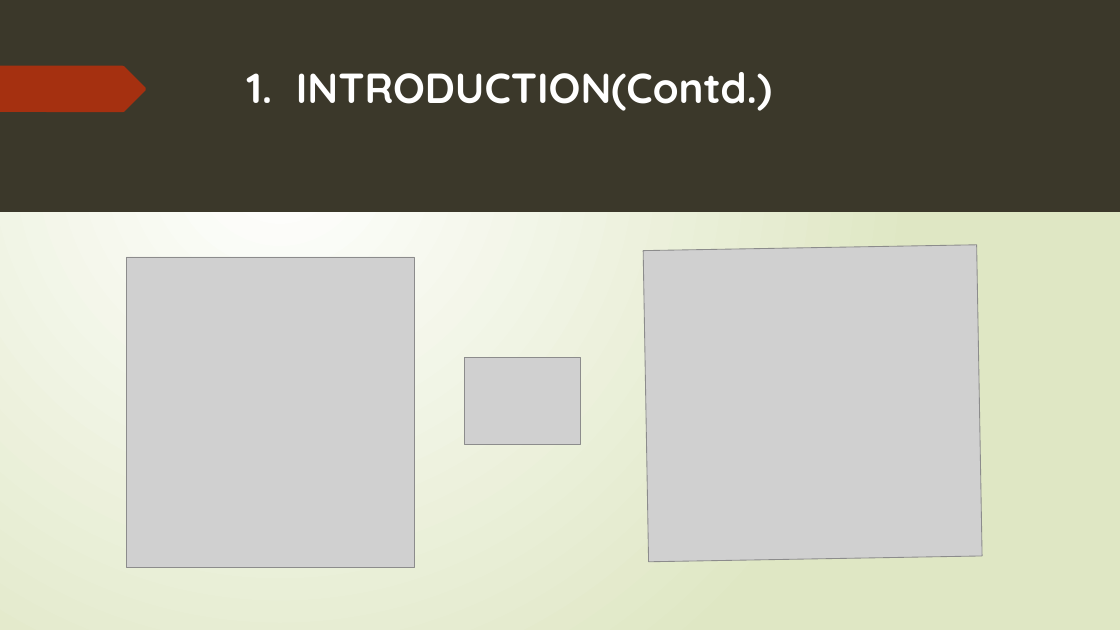
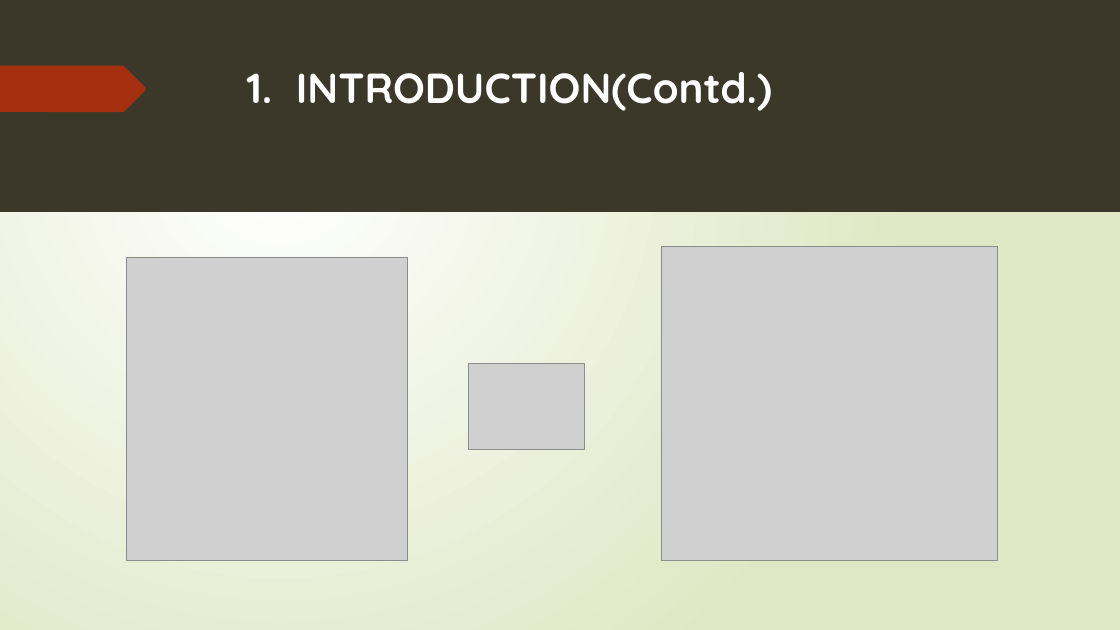
Before and after one commit to 15831944/2d-to-3d, a slide deck: slide 5 of Project slides.pptx. Drawn at 1120x630 pixels with LibreOffice and Linux fonts; fonts in the diff are those of the drawing; grey boxes stand for pictures. Boxes give left, top, right and bottom in pixels: in the first picture for what was removed or moved away, otherwise in the second. Text is boxed around its words. In the diff, an @@ line names an element or a change of style, - is before the commit and + after.

```diff
--- a/Project slides.pptx
+++ b/Project slides.pptx
@@ picture: place and size @@
-picture at [126, 257, 414, 568]
+picture at [126, 257, 408, 560]
@@ picture at [662, 246, 998, 560]: rotation 359 to 270 degrees @@
@@ picture: place and size @@
-picture at [465, 358, 581, 444]
+picture at [469, 364, 585, 450]
```
Also in this commit, not shown: 5 other slides changed.
